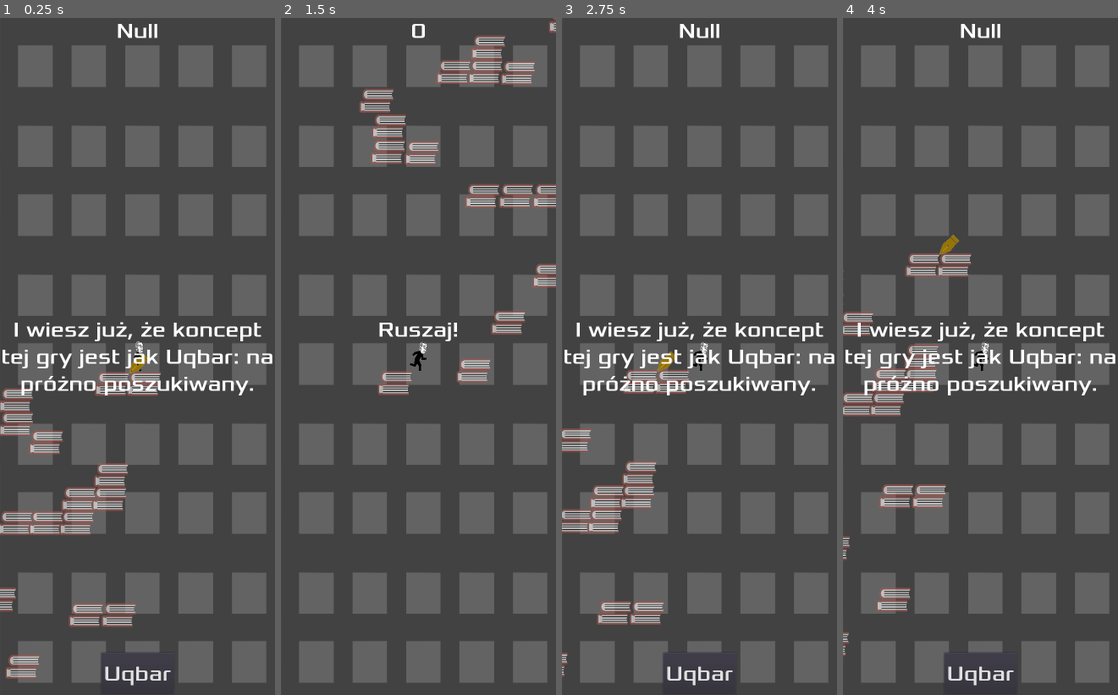
Above: before the commit, frames 1-4 (left to right).
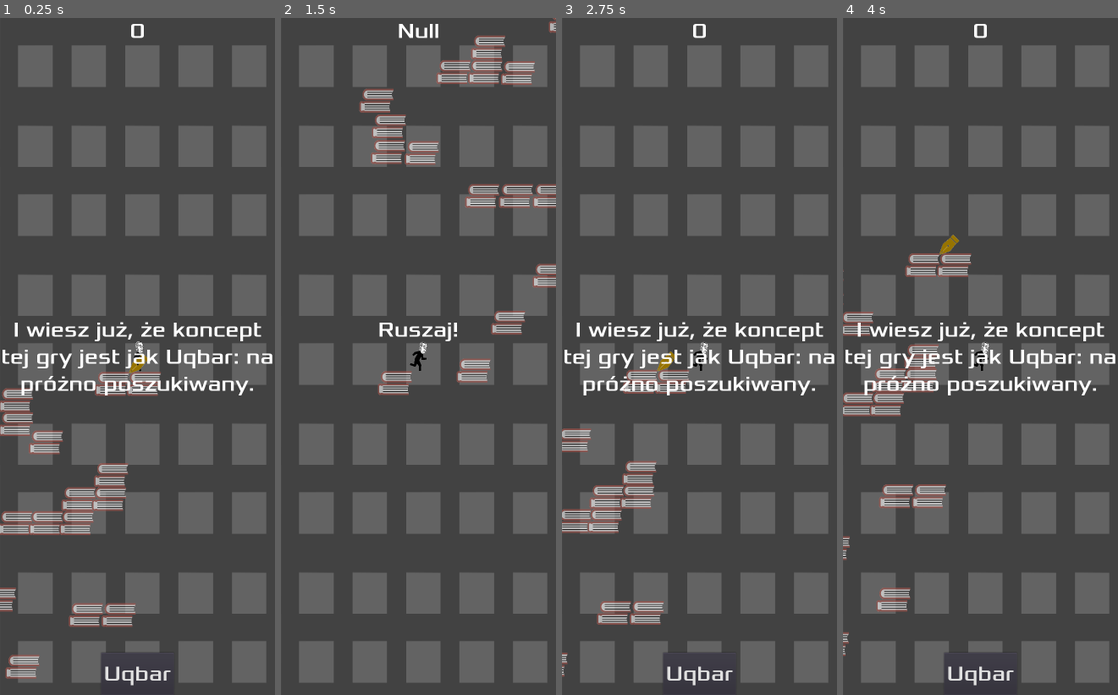
Above: after the commit, the same moments.

Repository: SebPo5/Projektowanie-Gier-Wideo
Game: Godot game, scene res://Mapa.tscn
Same seed, same stepped clock (60 frames per second), same inputs: the game is played once before the commit and once after it.
Inputs:
- Up to frame 1 (0.25 s): no input
- Up to frame 2 (1.5 s): click "Uqbar" at 0.5 s; tap Enter at 1.25 s; hold Right (ui_right) from 1.28 s (still down)
- Up to frame 3 (2.75 s): keep holding Right (ui_right); tap Up (ui_up) at 1.52, 2.27 s
- Up to frame 4 (4 s): release Right (ui_right) at 2.78 s; hold Left (ui_left) 2.78-3.53 s; hold Right (ui_right) from 3.53 s (still down); tap Up (ui_up) at 3.77 s

The runs differ from the first frame. In frame 1, 0.2% of the frame differs, in the area x 42-58%, y 0-3%; in frame 2, 0.2%; in frame 3, 0.2%; in frame 4, 0.2%.

Commit message:
Gra (Zadanie01) ukończona, działa.

Diff:
--- a/Zadanie01/HUD.gd
+++ b/Zadanie01/HUD.gd
@@ -8,7 +8,6 @@
 	$MessageTimer.start()
 
 func show_game_over():
-	show_message("Uqbar cię wyzwolił!")
 	yield($MessageTimer, "timeout")
 	$Message.show()
 	yield(get_tree().create_timer(1), "timeout")
@@ -17,9 +16,6 @@
 func update_score(score):
 	$ScoreLabel.text = str(score)
 
-func _ready():
-	pass
-
 
 func _on_MessageTimer_timeout():
 	$Message.hide()
--- a/Zadanie01/HUD.tscn
+++ b/Zadanie01/HUD.tscn
@@ -52,6 +52,5 @@
 
 [node name="MessageTimer" type="Timer" parent="."]
 one_shot = true
-autostart = true
 [connection signal="pressed" from="StartButton" to="." method="_on_StartButton_pressed"]
 [connection signal="timeout" from="MessageTimer" to="." method="_on_MessageTimer_timeout"]
--- a/Zadanie01/Mapa.gd
+++ b/Zadanie01/Mapa.gd
@@ -3,9 +3,6 @@
 var position
 var motion
 
-func _ready():
-	randomize()
-	new_game()
 
 func new_game():
 	$HUD.update_score(score)
--- a/Zadanie01/Mapa.tscn
+++ b/Zadanie01/Mapa.tscn
@@ -637,7 +637,6 @@
 [node name="ScoreTimer" type="Timer" parent="."]
 
 [node name="StartTimer" type="Timer" parent="."]
-wait_time = 2.0
 one_shot = true
 
 [node name="StartPosition" type="Position2D" parent="."]
@@ -647,7 +646,7 @@
 position = Vector2( 560.425, 48.6809 )
 scale = Vector2( 0.3, 0.3 )
 
-[node name="Area2D" parent="EndPosition" instance=ExtResource( 6 )]
+[node name="EndGame" parent="EndPosition" instance=ExtResource( 6 )]
 position = Vector2( 10.2556, -6.83673 )
 
 [node name="HUD" parent="." instance=ExtResource( 4 )]
@@ -657,5 +656,5 @@
 [connection signal="endGame" from="Gracz" to="." method="EndGame_win"]
 [connection signal="timeout" from="ScoreTimer" to="." method="_on_ScoreTimer_timeout"]
 [connection signal="timeout" from="StartTimer" to="." method="_on_StartTimer_timeout"]
-[connection signal="body_entered" from="EndPosition/Area2D" to="Gracz" method="_on_Area2D_body_entered"]
+[connection signal="body_entered" from="EndPosition/EndGame" to="Gracz" method="_on_Area2D_body_entered"]
 [connection signal="start_game" from="HUD" to="." method="new_game"]
